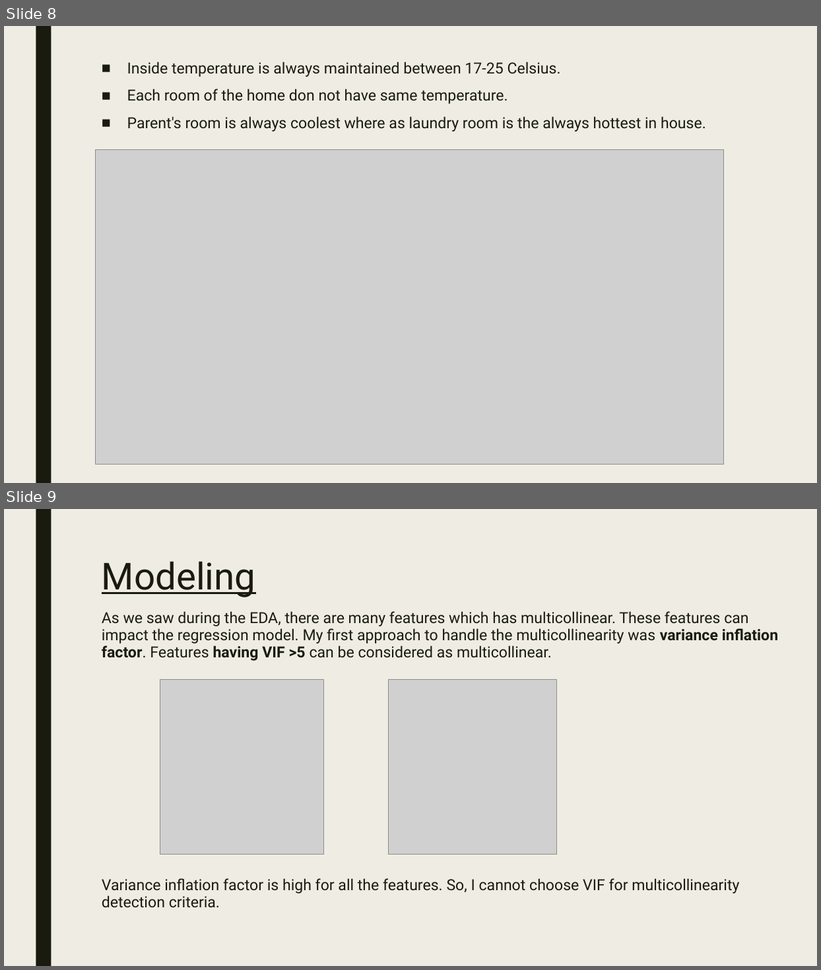
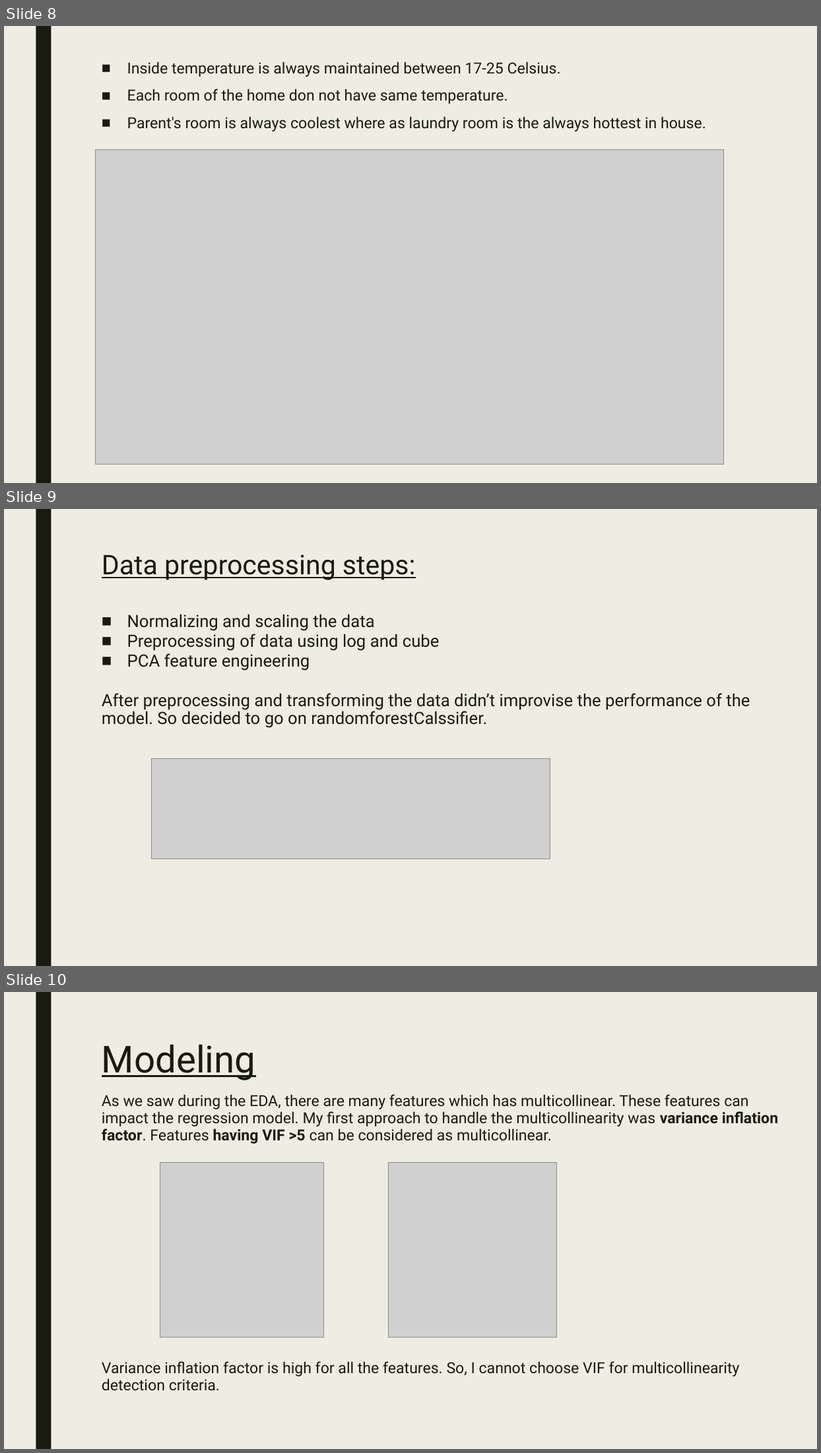
Before and after one commit to DeepmalaMehraGH/LowEnergyBuilding_Regression, a slide deck: Low Energy consumption Regression Model.pptx. Shown one above the other, each under a label of ours: slides 8 and 9 before the commit, slides 8, 9 and 10 after it. The pictures are 821x970 and 821x1453 pixels, drawn with LibreOffice and Linux fonts; fonts in the diff are those of the drawing; grey boxes stand for pictures. Boxes give left, top, right and bottom in pixels: in the first picture for what was removed or moved away, otherwise in the second. Text is boxed around its words. In the diff, an @@ line names an element or a change of style, - is before the commit and + after.

Commit message:
Included slide 9

```diff
--- a/Low Energy consumption Regression Model.pptx
+++ b/Low Energy consumption Regression Model.pptx
@@ slide 9 added at <box>4,509,817,966</box>, background #EFEDE3; not listed: 1 template element that a slide beside it also shows @@
@@ text added at <box>102,555,750,728</box>, 20 pt, text #191B0E @@
+Data preprocessing steps:
+■ Normalizing and scaling the data
+■ Preprocessing of data using log and cube
+■ PCA feature engineering
+After preprocessing and transforming the data didn’t improvise the performance of the model. So decided to go on randomforestCalssifier.
@@ picture added at <box>152,759,550,859</box> @@
@@ what was slide 9 is now slide 10 @@
```
